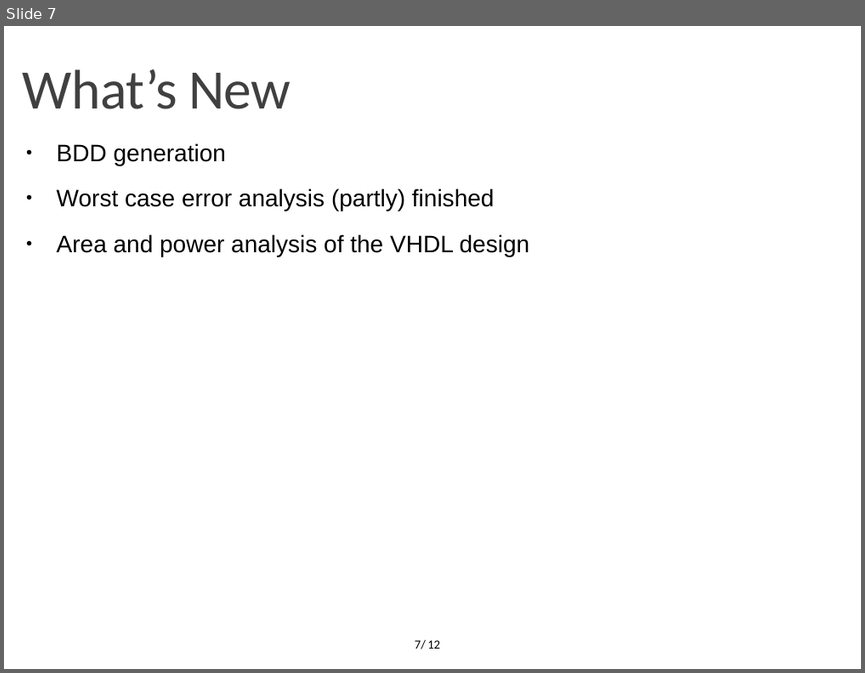
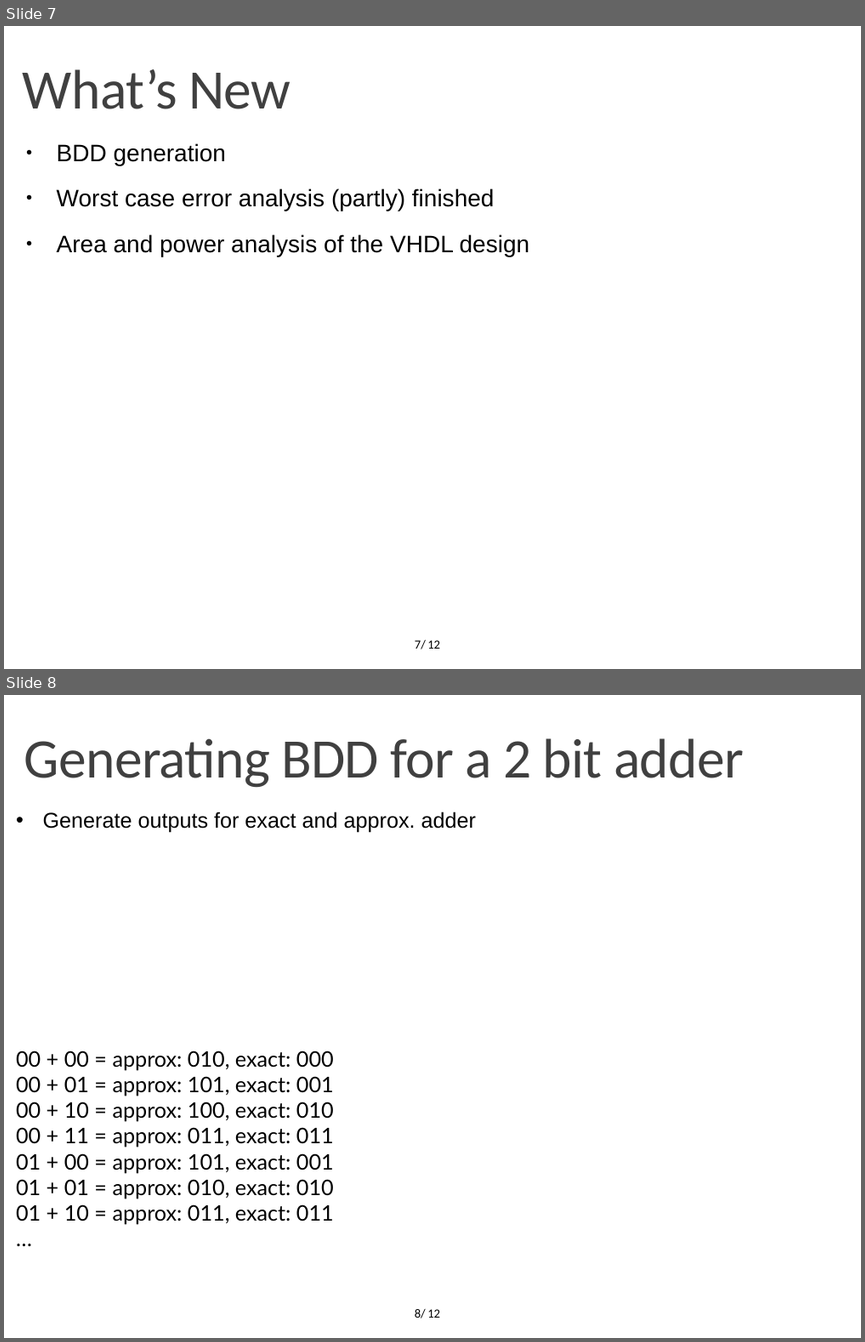
Before and after one commit to OrionLightning/Approximate-Circuit, a slide deck: Presentation Slides/Second Midterm (11-01-2022)/Midterm 11-01-2022.pptx. Shown one above the other, each under a label of ours: slide 7 before the commit, slides 7 and 8 after it. The pictures are 865x673 and 865x1342 pixels, drawn with LibreOffice and Linux fonts; fonts in the diff are those of the drawing; background and template pictures are left out. Boxes give left, top, right and bottom in pixels: in the first picture for what was removed or moved away, otherwise in the second. Text is boxed around its words. In the diff, an @@ line names an element or a change of style, - is before the commit and + after.

```diff
--- a/Presentation Slides/Second Midterm (11-01-2022)/Midterm 11-01-2022.pptx
+++ b/Presentation Slides/Second Midterm (11-01-2022)/Midterm 11-01-2022.pptx
@@ slide 8 added at bbox=[4, 695, 861, 1338], background #FFFFFF; not listed: 1 template element that a slide beside it also shows @@
@@ text added at bbox=[24, 738, 744, 788], 46.8 pt, text #404040 @@
+Generating BDD for a 2 bit adder
@@ text added at bbox=[16, 811, 476, 1225], 18 pt, text #000000 @@
+• Generate outputs for exact and approx. adder
+00 + 00 = approx: 010, exact: 000
+00 + 01 = approx: 101, exact: 001
+00 + 10 = approx: 100, exact: 010
+00 + 11 = approx: 011, exact: 011
+01 + 00 = approx: 101, exact: 001
+01 + 01 = approx: 010, exact: 010
+01 + 10 = approx: 011, exact: 011
+…
@@ page number added at bbox=[415, 1309, 426, 1318], 10.5 pt, text #000000 @@
+8/
```
Also in this commit, not shown: 6 slides changed, 11 other slides added, 2 slides removed, 2 other files.
